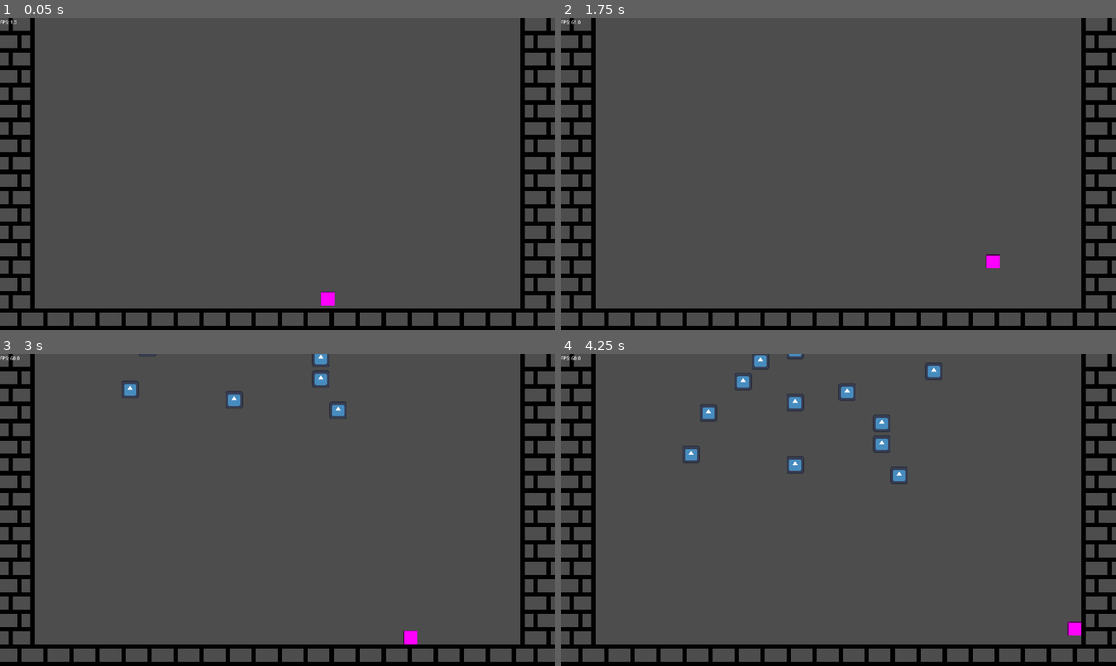
Above: before the commit, frames 1-4 (two rows, left to right).
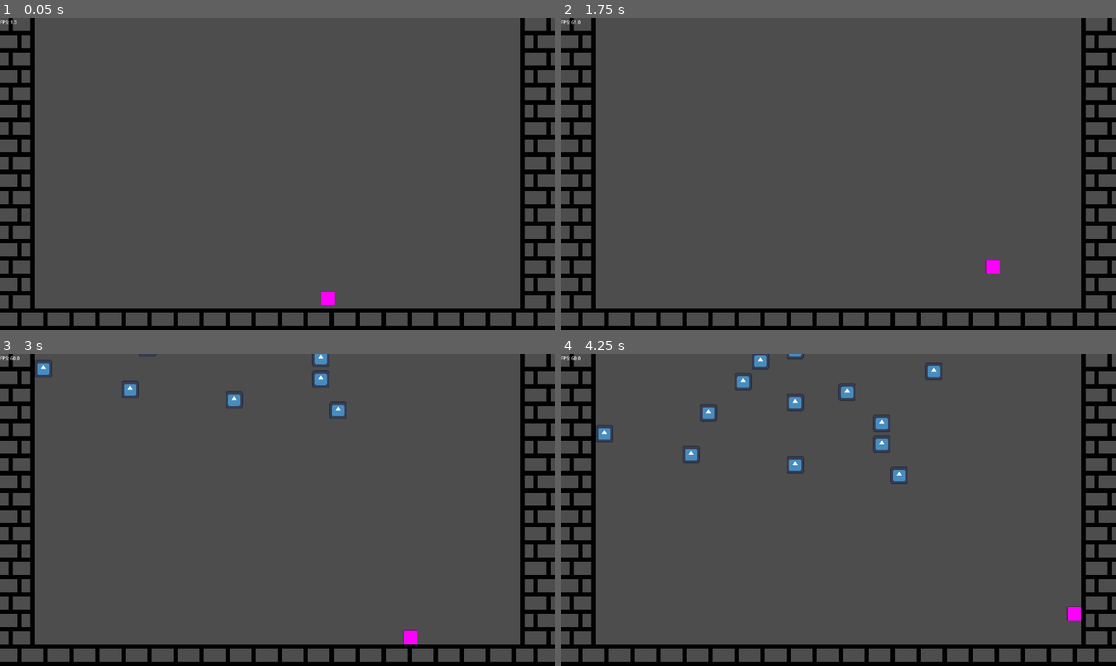
Above: after the commit, the same moments.

Repository: DecotDev/Bricked
Game: Godot game, scene res://scenes/main.tscn
The game is run twice, just before and just after one commit, with the same random seed, the same clock (stepped at 60 frames per second) and the same inputs. The engine's default icon, where the game draws it, is replaced by a stand-in: a white triangle on a blue panel in a dark square.
Inputs:
- Up to frame 1 (0.05 s): no input
- Up to frame 2 (1.75 s): tap Enter at 0.5 s; hold D (Right) from 0.53 s (still down); tap W (Up) at 0.77, 1.52 s
- Up to frame 3 (3 s): release D (Right) at 2.03 s; hold A (Left) 2.03-2.78 s; hold D (Right) from 2.78 s (still down)
- Up to frame 4 (4.25 s): keep holding D (Right); tap W (Up) at 3.02, 3.77 s

The runs differ from the first frame. In frame 1, less than 0.1% of the frame differs, in the area x 57-61%, y 87-93%; in frame 2, 0.1%; in frame 3, 0.1%; in frame 4, 0.3%, in the area x 6-94%, y 22-91%.

Commit message:
Brick slide

Diff:
--- a/brick/brick.gd
+++ b/brick/brick.gd
@@ -3,9 +3,11 @@
 const SPEED = 300.0
 var fall_speed: int = 180
 var touched_a_block: bool = false
+var locked_x: float
 
 
 func _ready() -> void:
+	locked_x = position.x
 	pass
 
 
@@ -16,8 +18,9 @@
 	#check_floor2()
 	#check_floor3()
 	check_floor4()
-	set_motion_mode(CharacterBody2D.MOTION_MODE_FLOATING)
+	#set_motion_mode(CharacterBody2D.MOTION_MODE_FLOATING)
 	move_and_slide()
+	#position.x = locked_x
 
 func check_floor():
 	if is_on_floor():
--- a/brick/brick.tscn
+++ b/brick/brick.tscn
@@ -4,7 +4,7 @@
 [ext_resource type="Texture2D" uid="uid://diapgiboochp1" path="res://icon.svg" id="2_r3f1n"]
 
 [sub_resource type="RectangleShape2D" id="RectangleShape2D_cgrg5"]
-size = Vector2(60, 60)
+size = Vector2(58, 60)
 
 [sub_resource type="RectangleShape2D" id="RectangleShape2D_5rpy7"]
 size = Vector2(58, 1)
@@ -12,7 +12,8 @@
 [node name="Brick" type="CharacterBody2D" unique_id=1024025611]
 collision_layer = 2
 collision_mask = 3
-safe_margin = 0.155
+motion_mode = 1
+safe_margin = 0.001
 script = ExtResource("1_5rpy7")
 
 [node name="Sprite2D" type="Sprite2D" parent="." unique_id=1020446338]
--- a/player/player.gd
+++ b/player/player.gd
@@ -1,8 +1,8 @@
 extends CharacterBody2D
 
 const SPEED = 300.0
-const JUMP_VELOCITY = -1100
-const GRAVITY = 4600
+const JUMP_VELOCITY = -850
+const GRAVITY = 3000
 
 func _ready() -> void:
 	pass
--- a/player/player.tscn
+++ b/player/player.tscn
@@ -10,7 +10,8 @@
 
 [node name="Player" type="CharacterBody2D" unique_id=1224542518]
 collision_mask = 3
-safe_margin = 0.001
+slide_on_ceiling = false
+safe_margin = 1.0
 script = ExtResource("1_3vyb7")
 
 [node name="Sprite2D" type="Sprite2D" parent="." unique_id=437092433]
--- a/project.godot
+++ b/project.godot
@@ -20,6 +20,7 @@
 window/size/viewport_width=1920
 window/size/viewport_height=1080
 window/size/mode=3
+window/vsync/vsync_mode=0
 
 [global_group]
 
